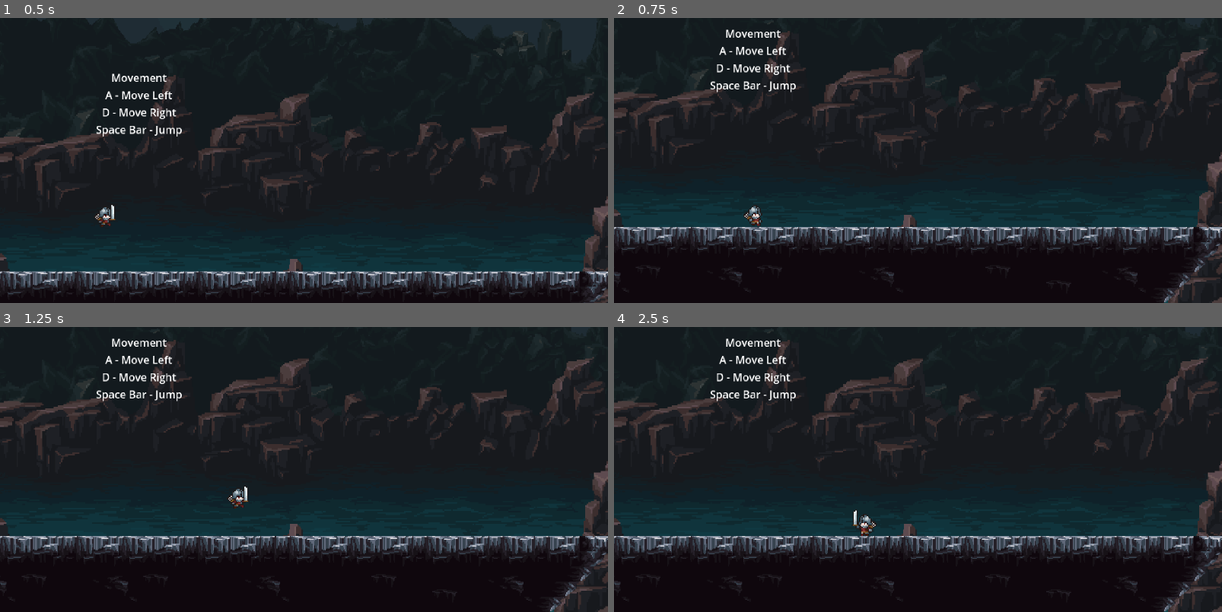
Above: before the commit, frames 1-4 (two rows, left to right).
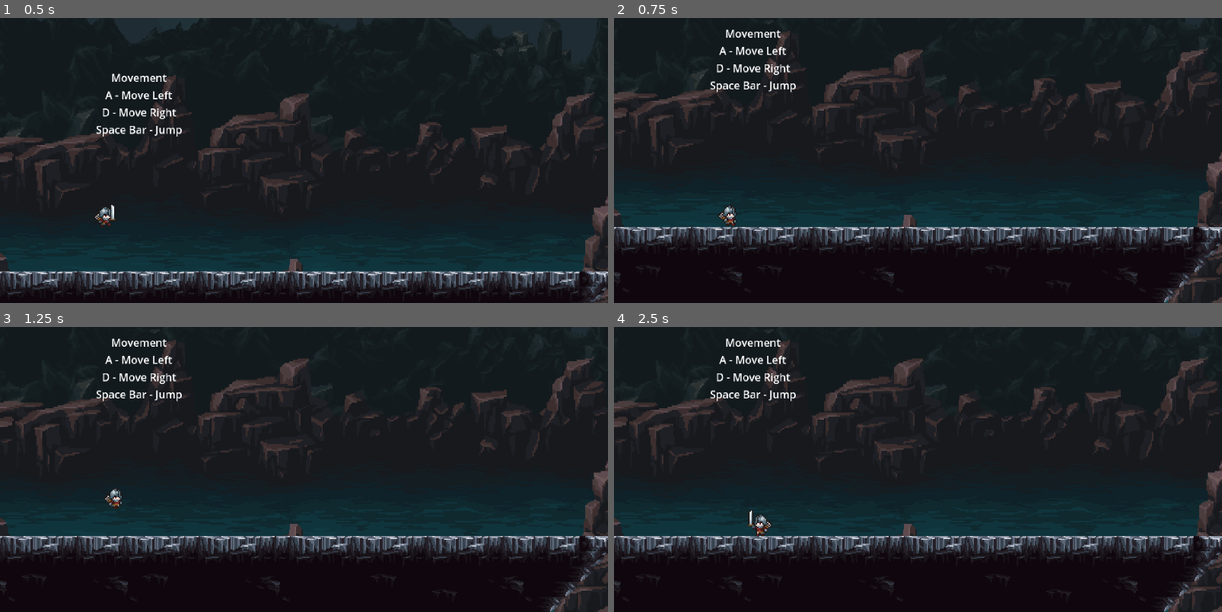
Above: after the commit, the same moments.

Repository: VINYCIU51/ORC_SLAYER
Game: Godot game, scene res://actors/scenes/worlds/world_1.tscn
The game is run twice, just before and just after one commit, with the same random seed, the same clock (stepped at 60 frames per second) and the same inputs.
Inputs (mouse positions are in pixels of both pictures, inside the frame that each line leads up to):
- Up to frame 1 (0.5 s): no input
- Up to frame 2 (0.75 s): move the mouse to (887, 217) at 0.52 s; hold D (move_right) from 0.53 s (still down); tap E (interact) at 0.6 s
- Up to frame 3 (1.25 s): keep holding D (move_right); tap Space (jump) at 0.77 s; click (273, 526) at 0.8 s
- Up to frame 4 (2.5 s): move the mouse to (1100, 512) at 1.27 s; click (1100, 512) at 1.35 s; tap Space (jump) at 1.52 s; tap E (interact) at 1.55, 2.1 s; move the mouse to (735, 426) at 2.02 s; release D (move_right) at 2.03 s; hold A (move_left) from 2.03 s (still down); click (735, 426) at 2.3 s

Frame 1 is identical in both runs. In frame 2, 0.3% of the frame differs, in the area x 17-25%, y 65-74%; in frame 3, 0.2%; in frame 4, 0.4%, in the area x 21-44%, y 64-74%.

Commit message:
ajustes de codigo

Diff:
--- a/actors/script/enemies/slime.gd
+++ b/actors/script/enemies/slime.gd
@@ -4,21 +4,20 @@
 @onready var wall_detection := $wall_detector as RayCast2D
 @onready var floor_detector: RayCast2D = $floor_detector
 
+const SPEED = 50.0
 
 var life := 3
+var direction := -1
+
 var is_dead := false
 var taked_damage = false
-
-var direction := -1
-const SPEED = 50.0
-
 var current_state = "walk"
 
 func _physics_process(delta: float) -> void:
 
 	if is_dead: remove_from_group("enemies")
 
-	if not is_on_floor():
+	if !is_on_floor():
 		velocity += get_gravity() * delta
 
 	if wall_detection.is_colliding() or !floor_detector.is_colliding():
@@ -28,7 +27,7 @@
 
 	if taked_damage:
 		velocity.x = 0
-		if not animation.is_playing():
+		if !animation.is_playing():
 			taked_damage = false
 
 	set_state()
--- a/actors/script/player/player.gd
+++ b/actors/script/player/player.gd
@@ -25,6 +25,7 @@
 var is_attacking := false
 var is_shooting := false
 var is_air_shooting := false
+var is_parrying := false
 var current_state := "idle"
 
 func _ready():
@@ -73,7 +74,13 @@
 	# Ataque corpo-a-corpo
 	if is_on_floor() and Input.is_action_just_pressed("left_click") and !is_attacking and !is_shooting:
 		is_attacking = true
-		animation.play("attack")
+
+	if Input.is_action_just_pressed("interact"):
+		is_parrying = true
+
+	if is_parrying:
+		velocity.x = 0
+		if !animation.is_playing(): is_parrying = false
 
 	# Verifica se terminou o ataque
 	if is_attacking:
@@ -110,6 +117,8 @@
 		new_state = "arrow"
 	elif is_air_shooting:
 		new_state = "air_arrow"
+	elif is_parrying:
+		new_state = "parry"
 	elif !is_on_floor():
 		new_state = "jump"
 	elif direction != 0:
@@ -122,12 +131,12 @@
 func fall_out():
 	get_tree().reload_current_scene()
 
-func take_damage():
+func take_damage(damage = 1):
 	if is_invencible or is_dead: return
 
 	taked_damage = true
 	invencible_mode()
-	life -= 1
+	life -= damage
 
 	if life <= 0: is_dead = true
 
@@ -140,9 +149,8 @@
 
 func rotate_player(direction):
 	$sprite.flip_h = direction < 0
-	if sign($arrow_point.position.x) != direction:
-		$arrow_point.position.x *= -1
-		$melee.position.x *= -1
+	$arrow_point.position.x = abs($arrow_point.position.x) * direction
+	$melee.position.x = abs($melee.position.x) * direction
 
 func knockback():
 	var knock_direction = 1 if $sprite.flip_h else -1
